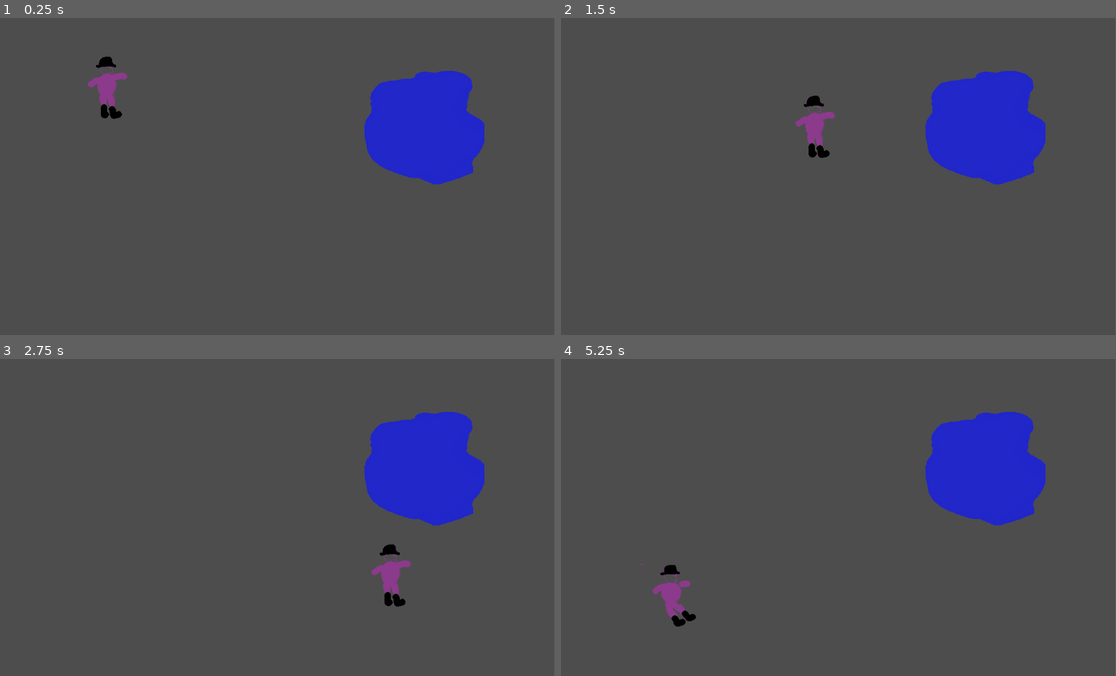
Above: before the commit, frames 1-4 (two rows, left to right).
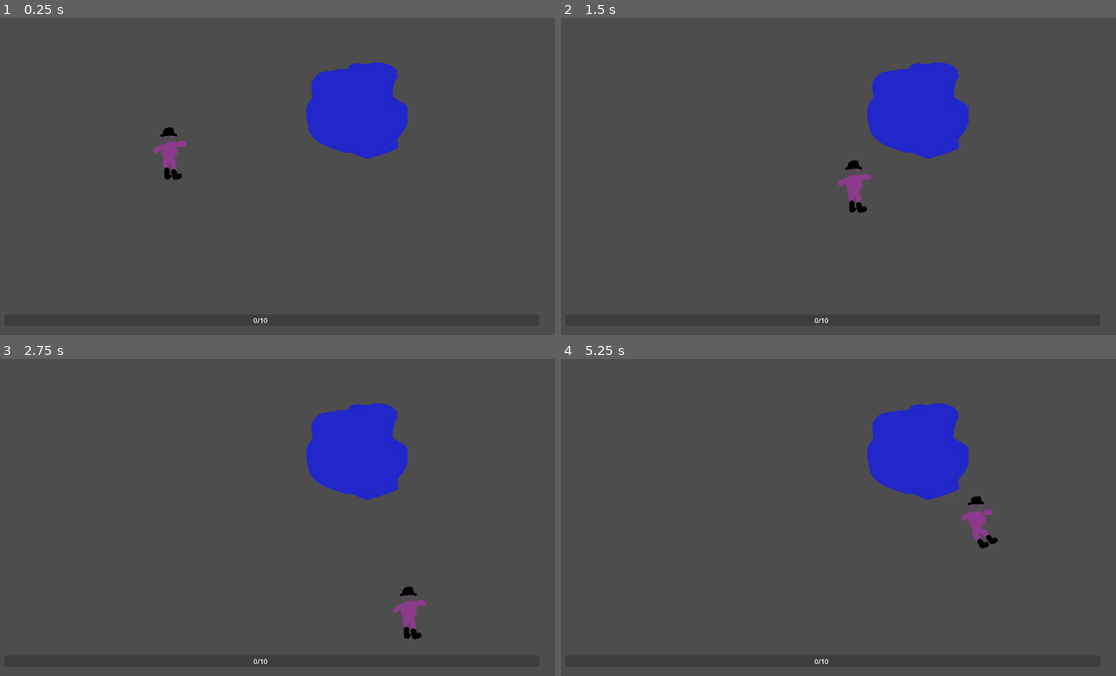
Above: after the commit, the same moments.

Repository: Alexander-Komyakov/first_godot_game
Game: Godot game, scene res://main.tscn
The game is run twice, just before and just after one commit, with the same random seed, the same clock (stepped at 60 frames per second) and the same inputs.
Inputs (mouse positions are in pixels of both pictures, inside the frame that each line leads up to):
- Up to frame 1 (0.25 s): no input
- Up to frame 2 (1.5 s): tap Enter (ui_accept) at 0.5 s; move the mouse to (955, 160) at 0.52 s; hold Right (ui_right) 0.53-1.28 s; hold Enter (ui_accept) 0.53-1.28 s; click (955, 160) at 0.67 s; move the mouse to (721, 192) at 1.27 s; hold Down (ui_down) from 1.28 s (still down); tap F at 1.35 s
- Up to frame 3 (2.75 s): tap Enter (ui_accept) at 1.52, 1.55, 1.82 s; move the mouse to (327, 447) at 2.02 s; release Down (ui_down) at 2.03 s; hold Right (ui_right) from 2.03 s (still down); hold Enter (ui_accept) from 2.03 s (still down)
- Up to frame 4 (5.25 s): move the mouse to (805, 580) at 2.77 s; release Right (ui_right) at 2.78 s; release Enter (ui_accept) at 2.78 s; hold Up (ui_up) 2.78-3.53 s; tap F at 2.85, 4.35 s; click (805, 580) at 2.92 s; tap Enter (ui_accept) at 3.02, 3.05, 3.32, 4.52, 4.55, 4.82 s; move the mouse to (1005, 565) at 3.52 s; hold Enter (ui_accept) 3.53-4.28 s; hold Left (ui_left) 3.53-5.03 s; move the mouse to (666, 469) at 4.27 s; move the mouse to (860, 517) at 5.02 s; hold Down (ui_down) from 5.03 s (still down); hold Enter (ui_accept) from 5.03 s (still down); click (860, 517) at 5.17 s
In our replay, the window is 799x449 before the commit and 800x449 after it. These sizes can differ from the game's own. Grey fills any space a smaller window leaves; there, only what the larger window draws over its background counts as a difference.

The runs differ from the first frame. In frame 1, 8.8% of the frame differs, in the area x 15-88%, y 12-97%; in frame 2, 8.8%, in the area x 42-88%, y 14-97%; in frame 3, 8.8%; in frame 4, 8.6%.

Commit message:
firs release, no textures

Diff:
--- a/fishing.gd
+++ b/fishing.gd
@@ -1,25 +1,23 @@
 extends CanvasLayer
 
-signal fishing_result(success: bool)
+#signal fishing_result(success: bool)
+signal add_score(score: int)
 
-var fish_on = false
-var tween = create_tween()
+
+var fish_on: bool
+var tween: Tween
 var moving_indicator = ColorRect.new()
 var target_zone = ColorRect.new()
 var fishing_bar = ColorRect.new()
 
-func go_loop():
-    tween = create_tween()
-    tween.tween_property(moving_indicator, "position:y", 40.0, 1.3)  # Вправо за 2 сек
-    tween.tween_property(moving_indicator, "position:y", 330-target_zone.size[0], 1.3)   # Влево за 2 сек
-
-    tween.set_loops()  # Зациклить
-
 func stop_loop():
-    if tween and tween.is_valid():
+    if tween:
         tween.kill()
+        tween.custom_step(1000)
+        tween = null
 
 func _ready():
+    fish_on = false
     get_node("../player").stop_minigame.connect(_stop_fishing)
     get_node("../pool").start_minigame.connect(_start_fishing)
 
@@ -35,19 +33,30 @@
     moving_indicator.color = Color.RED
     add_child(moving_indicator)
 
+
 func check_hit():
     if target_zone.position[1] <= moving_indicator.position[1]+moving_indicator.size[1] and target_zone.position[1] + target_zone.size[1] >= moving_indicator.position[1]:
         return true
     else:
         return false
 
+func _end_game(success: bool, score: int):
+    stop_loop()
+    fish_on = false
+    show_result(success)
+    add_score.emit(score)  # Отправляем результат
+
+
 func _process(delta):
     if fish_on == true:
         if Input.is_action_just_pressed("ui_accept"):
-            stop_loop()
-            var success = check_hit()
-            fish_on = false
-            show_result(success)
+            var difficulty = get_node("../pool").difficulty
+            var difficulty_values = get_node("../pool").difficulty_values
+            if check_hit() == true:
+                _end_game(check_hit(), difficulty_values[difficulty])
+            else:
+                _end_game(check_hit(), 0)
+
 
 func show_result(success: bool):
     get_node("../player").current_state = PlayerMove.player_state.RESULT
@@ -64,7 +73,7 @@
     # Удалить через 2 секунды
     await get_tree().create_timer(2.0).timeout
     result_text.queue_free()
-    fishing_result.emit(success)  # Отправляем результат
+    #fishing_result.emit(success)  # Отправляем результат
     get_node("../player").current_state = PlayerMove.player_state.IDLE
     _stop_fishing()
 
@@ -75,14 +84,52 @@
 
 func _start_fishing(difficulty: String):
     fish_on = true
-    if difficulty == "easy":
-        fishing_bar.size = Vector2(48, 300)
-        fishing_bar.position = Vector2(150, 35)
 
-        target_zone.size = Vector2(44, 30)
-        target_zone.position = Vector2(152, 150)
+    # Базовые размеры
+    var bar_width = 48
+    var bar_height = 300
+    var bar_pos_x = 150
+    var bar_pos_y = 35
 
-        moving_indicator.size = Vector2(44, 30)
-        moving_indicator.position = Vector2(152, 330-target_zone.size[0])
-    go_loop()
+    # Настройки сложности
+    var target_size = Vector2(44, 0)
+    var indicator_speed = 0.0
+
+    match difficulty:
+        "easy":
+            target_size.y = 40  # Большая цель
+            indicator_speed = 0.8  # Медленно
+        "medium":
+            target_size.y = 30   # Средняя цель
+            indicator_speed = 0.6  # Быстрее
+        "hard":
+            target_size.y = 20   # Маленькая цель
+            indicator_speed = 0.4  # Очень быстро
+
+    # СЛУЧАЙНАЯ позиция цели в рамках полосы
+    var min_target_y = bar_pos_y + 10
+    var max_target_y = bar_pos_y + bar_height - target_size.y - 10
+    var random_target_y = randf_range(min_target_y, max_target_y)
+
+    # Устанавливаем размеры с зависимостями
+    fishing_bar.size = Vector2(bar_width, bar_height)
+    fishing_bar.position = Vector2(bar_pos_x, bar_pos_y)
+
+    target_zone.size = target_size
+    target_zone.position = Vector2(bar_pos_x + 2, random_target_y)  # Случайная позиция
+
+    moving_indicator.size = Vector2(44, 30)
+    moving_indicator.position = Vector2(bar_pos_x + 2, bar_height + bar_pos_y - moving_indicator.size.y)
+
+    # Запускаем анимацию
+    stop_loop()
+    tween = create_tween()
+    var min_y = bar_pos_y + 5
+    var max_y = bar_pos_y + bar_height - moving_indicator.size.y - 5
+
+    tween.tween_property(moving_indicator, "position:y", min_y, indicator_speed)
+    tween.tween_property(moving_indicator, "position:y", max_y, indicator_speed)
+    tween.set_loops(10)
+    tween.finished.connect(func(): _end_game(false, 0))
+
     show()
--- /dev/null
+++ b/interface.gd
@@ -0,0 +1,22 @@
+extends CanvasLayer
+
+
+
+# Called when the node enters the scene tree for the first time.
+func _ready() -> void:
+    $ProgressFish.min_value = 0
+    $ProgressFish.max_value = 10
+    $ProgressFish.value = 0  # Наполовину заполнен
+    get_node("../fishing").add_score.connect(_add_score)
+
+func _add_score(score: int):
+    if ($ProgressFish.value + score >= $ProgressFish.max_value):
+        $ProgressFish.value = score + $ProgressFish.value - $ProgressFish.max_value
+        $ProgressFish.max_value = $ProgressFish.max_value * 2
+    else:
+        $ProgressFish.value += score
+    $ProgressFishLabel.text = str(int($ProgressFish.value)) + "/" + str(int($ProgressFish.max_value))
+
+# Called every frame. 'delta' is the elapsed time since the previous frame.
+func _process(delta: float) -> void:
+    pass
--- /dev/null
+++ b/interface.tscn
@@ -0,0 +1,22 @@
+[gd_scene load_steps=2 format=3 uid="uid://oo4vrx3jwx5j"]
+
+[ext_resource type="Script" uid="uid://7sa3nn3jdgce" path="res://interface.gd" id="1_rh14k"]
+
+[node name="Interface" type="CanvasLayer"]
+script = ExtResource("1_rh14k")
+
+[node name="ProgressFish" type="ProgressBar" parent="."]
+offset_left = 33.0
+offset_top = 718.0
+offset_right = 1328.0
+offset_bottom = 746.0
+max_value = 5.0
+step = 1.0
+show_percentage = false
+
+[node name="ProgressFishLabel" type="Label" parent="."]
+offset_left = 636.0
+offset_top = 721.0
+offset_right = 676.0
+offset_bottom = 744.0
+text = "0/10"
--- a/main.tscn
+++ b/main.tscn
@@ -1,15 +1,18 @@
-[gd_scene load_steps=4 format=3 uid="uid://glhl6xhpy37x"]
+[gd_scene load_steps=5 format=3 uid="uid://glhl6xhpy37x"]
 
 [ext_resource type="PackedScene" uid="uid://x7ixskn1mbjl" path="res://player.tscn" id="1_0xm2m"]
 [ext_resource type="PackedScene" uid="uid://ca27digfwqrcd" path="res://pool.tscn" id="2_h2yge"]
 [ext_resource type="PackedScene" uid="uid://b4k4f4hc7t7e1" path="res://fishing.tscn" id="3_h2yge"]
+[ext_resource type="PackedScene" uid="uid://oo4vrx3jwx5j" path="res://interface.tscn" id="4_1bvp3"]
 
 [node name="main" type="Node2D"]
 
 [node name="player" parent="." instance=ExtResource("1_0xm2m")]
-position = Vector2(239, 142)
+position = Vector2(434, 328)
 
 [node name="pool" parent="." instance=ExtResource("2_h2yge")]
 position = Vector2(881, 216)
 
 [node name="fishing" parent="." instance=ExtResource("3_h2yge")]
+
+[node name="Interface" parent="." instance=ExtResource("4_1bvp3")]
--- a/player_move.gd
+++ b/player_move.gd
@@ -2,6 +2,9 @@
 
 @export var speed: float = 400
 signal stop_minigame()
+
+var progress_bar: ProgressBar
+
 
 enum player_state {
     IDLE = 0, FISHING = 1, RESULT = 2
--- a/pools.gd
+++ b/pools.gd
@@ -2,6 +2,13 @@
 
 var is_entered: bool = false
 signal start_minigame(difficulty: String)
+var difficulty: String
+
+var difficulty_values = {
+    "easy": 1,
+    "medium": 2,
+    "hard": 3
+}
 
 func _ready():
     $detector.body_entered.connect(_on_player_entered)
@@ -23,8 +30,15 @@
         var random_time = randf_range(2.0, 5.0)
         var timer = get_tree().create_timer(random_time)
         await timer.timeout
-        if player.current_state == player.player_state.FISHING:
-            fish_on("easy")
+        if player.current_state == player.player_state.FISHING and get_node("../fishing").fish_on == false:
+            var random_value = randf() * 100  # 0-100
+            if random_value < 70:    # 0-69.999 (70%)
+                difficulty = "easy"
+            elif random_value < 95:  # 70-94.999 (25%)
+                difficulty = "medium"
+            else:                    # 95-100 (5%)
+                difficulty = "hard"
+            fish_on(difficulty)
 
 func fish_on(difficulty: String):
     start_minigame.emit(difficulty)
--- /dev/null
+++ b/progress_bar.gd
@@ -0,0 +1,11 @@
+extends ProgressBar
+
+
+# Called when the node enters the scene tree for the first time.
+func _ready() -> void:
+    pass # Replace with function body.
+
+
+# Called every frame. 'delta' is the elapsed time since the previous frame.
+func _process(delta: float) -> void:
+    pass
--- a/project.godot
+++ b/project.godot
@@ -18,6 +18,11 @@
 [autoload]
 
 PlayerMove="*res://player_move.gd"
+
+[display]
+
+window/size/viewport_width=1366
+window/size/viewport_height=768
 
 [editor_plugins]
 
Not shown, removed: build/build_web.apple-touch-icon.png.import
Not shown, removed: build/build_web.icon.png.import
Not shown, removed: build/build_web.png.import
Not shown, changed: build/index.apple-touch-icon.png.import
Not shown, changed: build/index.icon.png.import
Not shown, changed: build/index.png.import
Not shown, changed: export_presets.cfg
Not shown, added: interface.gd.uid
Not shown, added: progress_bar.gd.uid
Not shown, removed: build/build_web.apple-touch-icon.png
Not shown, removed: build/build_web.audio.position.worklet.js
Not shown, removed: build/build_web.audio.worklet.js
(and 16 more such lines)
